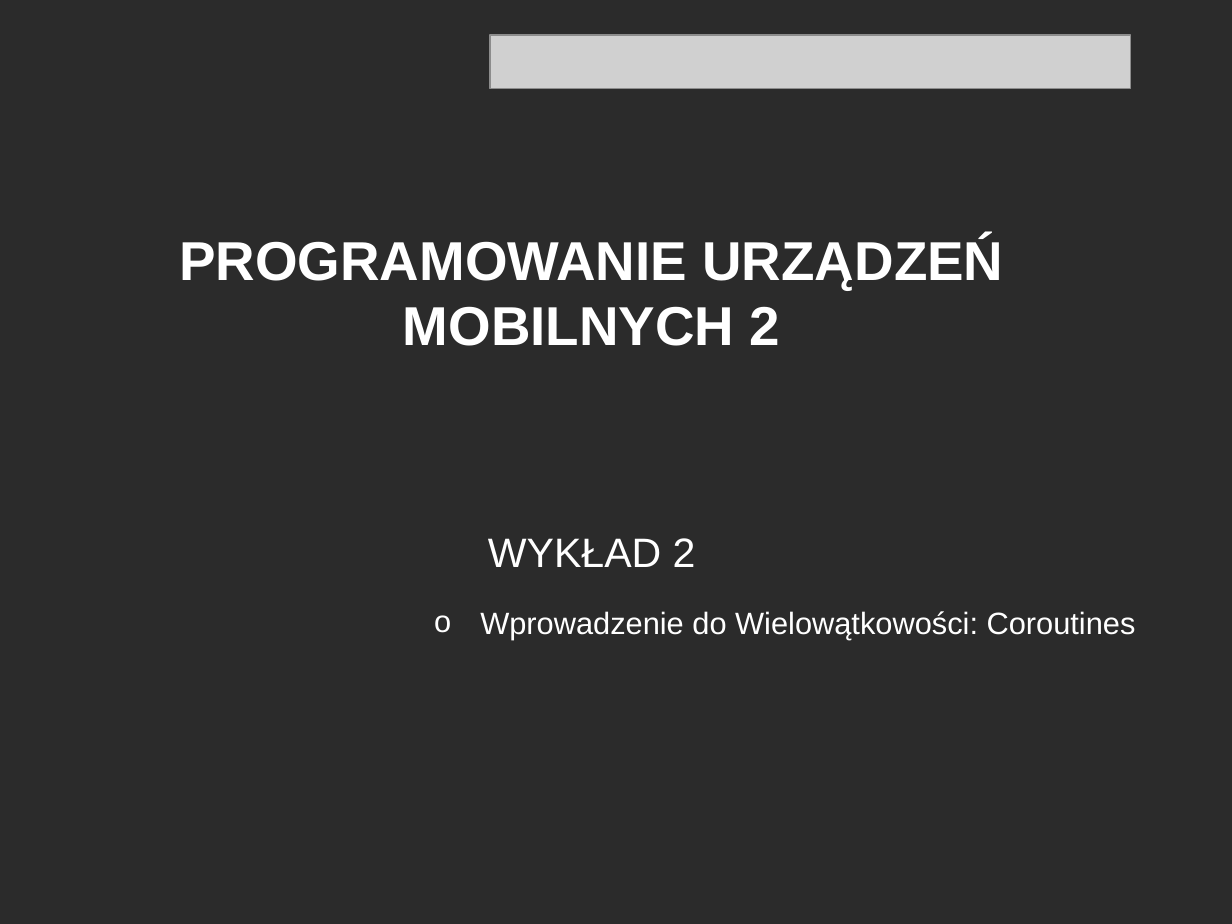
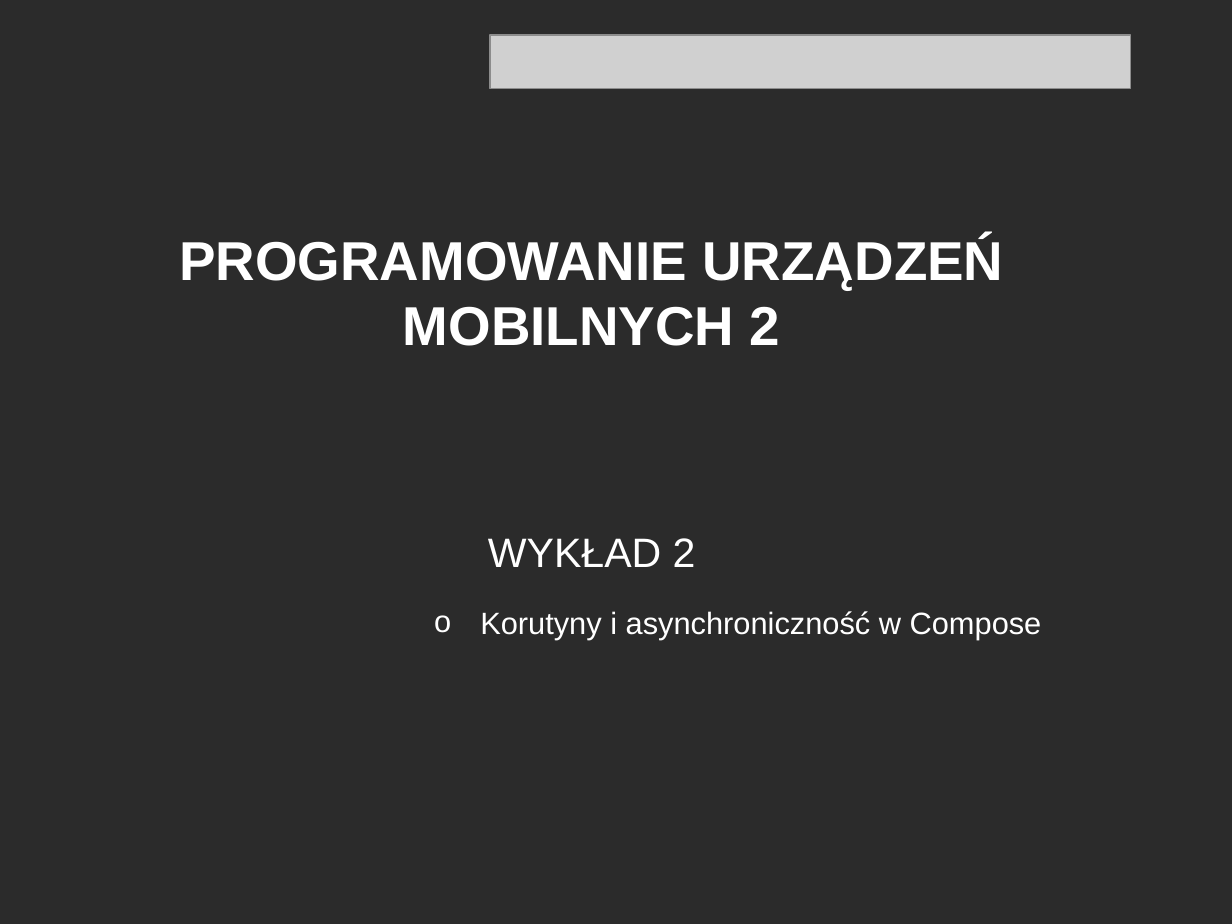
Before and after one commit to RafLew84/ProgUM, a slide deck: slide 1 of PUM2/Archiwum/Wyk/Wyklad2.pptx. Drawn at 1232x924 pixels with LibreOffice and Linux fonts; fonts in the diff are those of the drawing; grey boxes stand for pictures; background and template pictures are left out; a plain dark background stands for a picture behind light text. Boxes give left, top, right and bottom in pixels: in the first picture for what was removed or moved away, otherwise in the second. Text is boxed around its words. In the diff, an @@ line names an element or a change of style, - is before the commit and + after.

```diff
--- a/PUM2/Archiwum/Wyk/Wyklad2.pptx
+++ b/PUM2/Archiwum/Wyk/Wyklad2.pptx
@@ text at (x1=480, y1=611, x2=1042, y2=640): text changed @@
-o Wprowadzenie do Wielowątkowości: Coroutines
+o Korutyny i asynchroniczność w Compose
```
Also in this commit, not shown: 2 other files.
